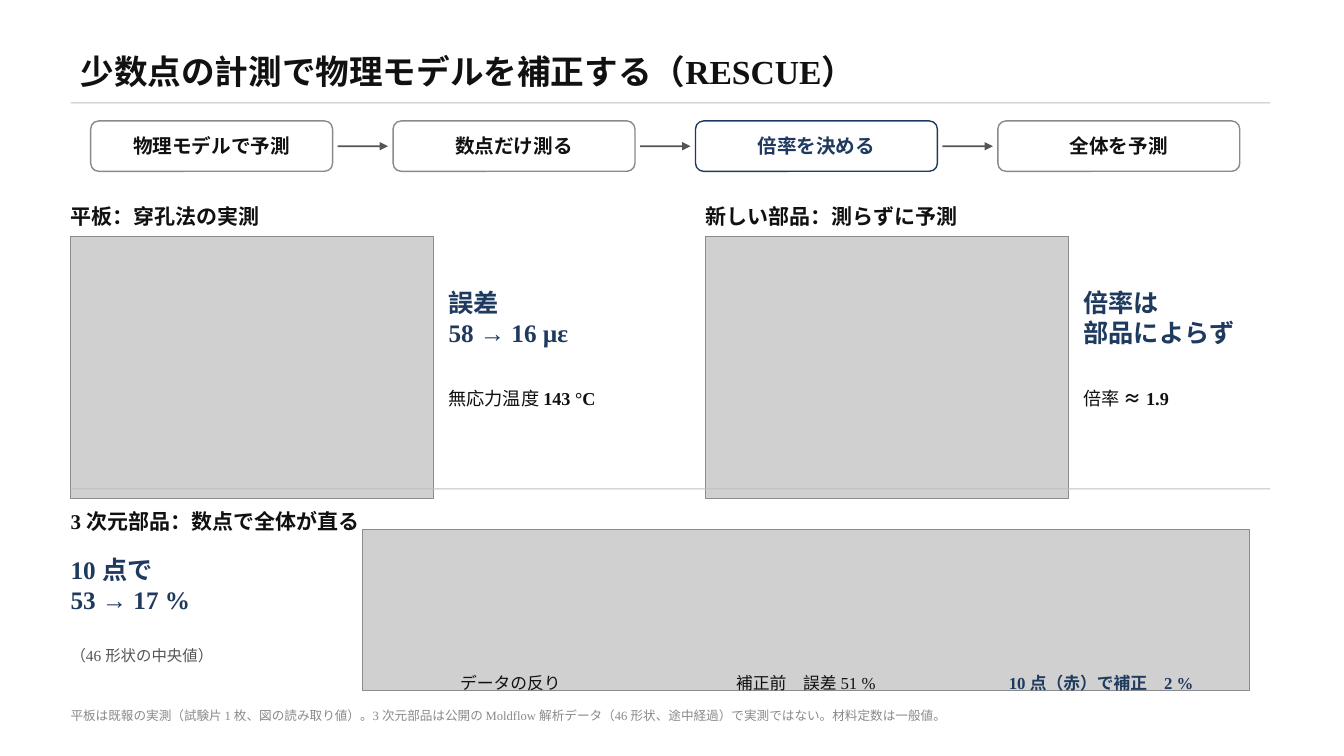
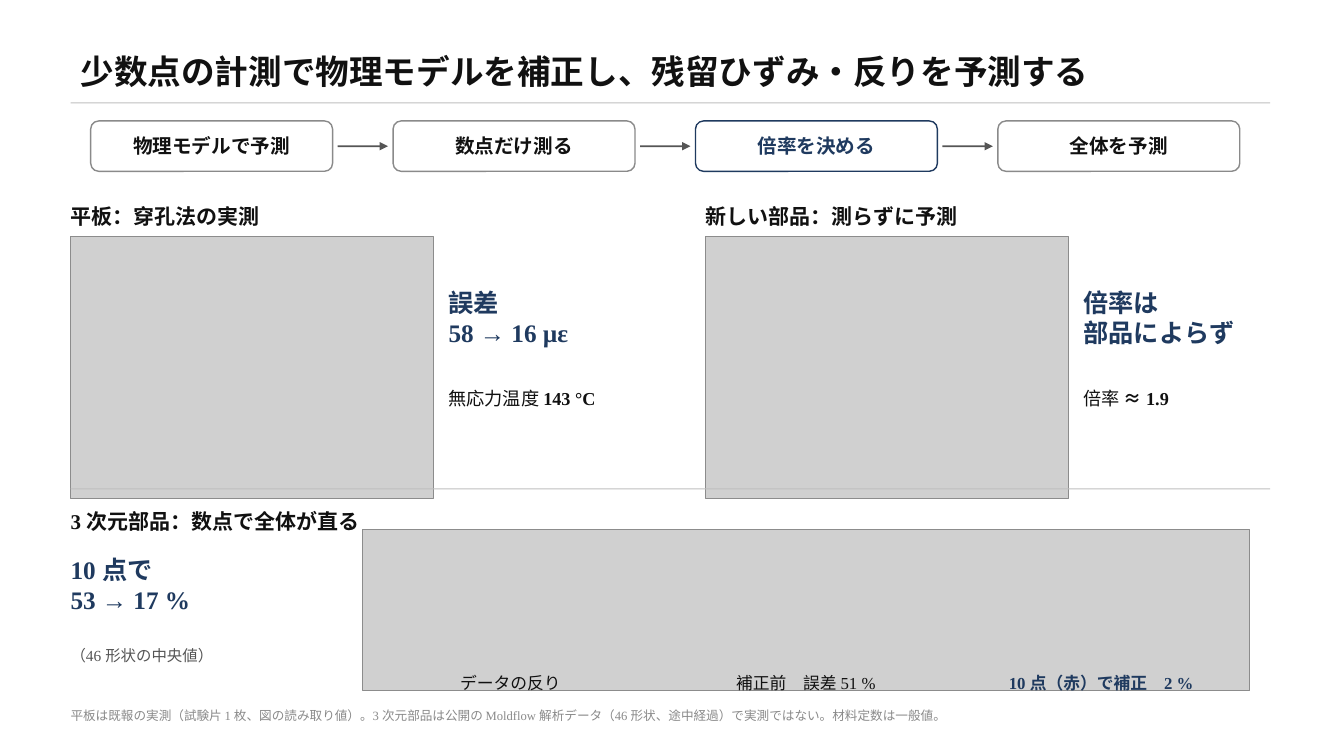
Before and after one commit to keisuke58/wccm2026-cfrp-gnn, a slide deck: slide 1 of slides/denso_onepage.pptx. Drawn at 1344x756 pixels with LibreOffice and Linux fonts; fonts in the diff are those of the drawing; grey boxes stand for pictures. Boxes give left, top, right and bottom in pixels: in the first picture for what was removed or moved away, otherwise in the second. Text is boxed around its words. In the diff, an @@ line names an element or a change of style, - is before the commit and + after.

```diff
--- a/slides/denso_onepage.pptx
+++ b/slides/denso_onepage.pptx
@@ title at [80, 55, 1088, 87]: text changed @@
-少数点の計測で物理モデルを補正する（RESCUE）
+少数点の計測で物理モデルを補正し、残留ひずみ・反りを予測する
```
Also in this commit, not shown: 8 other files.
